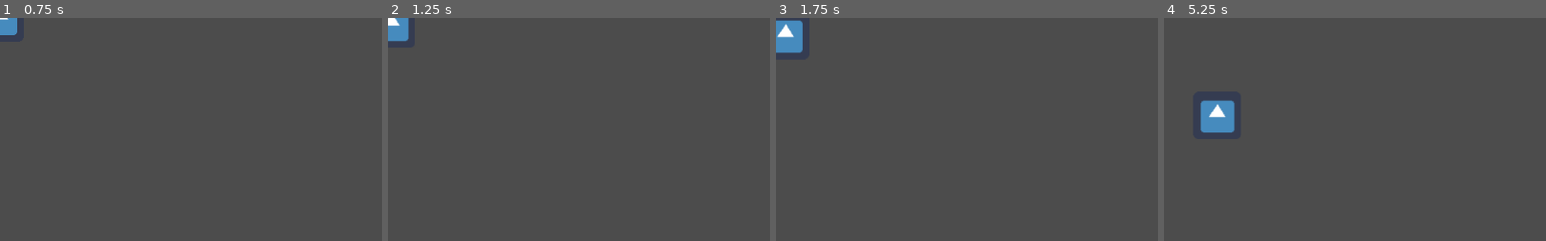
Above: before the commit, frames 1-4 (left to right).
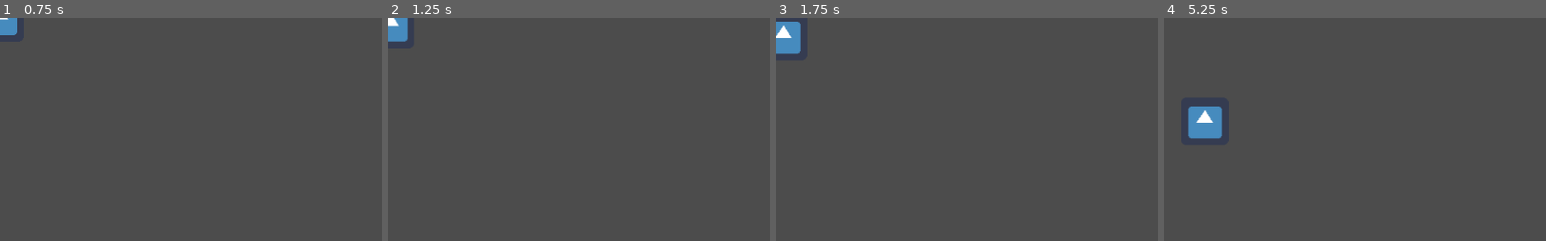
Above: after the commit, the same moments.

Repository: manning390/number-horde
Game: Godot game, scene res://Player.tscn
The game is run twice, just before and just after one commit, with the same random seed, the same clock (stepped at 60 frames per second) and the same inputs. This scene is started directly instead of the project's main scene. The engine's default icon, where the game draws it, is replaced by a stand-in: a white triangle on a blue panel in a dark square.
Inputs:
- Up to frame 1 (0.75 s): tap Enter at 0.5 s
- Up to frame 2 (1.25 s): no input
- Up to frame 3 (1.75 s): no input
- Up to frame 4 (5.25 s): no input
The pictures show only the part of the screen within x 0-50%, y 0-50%; the shares and areas given below are measured in that part.

Frame 1 is identical in both runs. In frame 2, 0.1% of the frame differs, in the area x 0-6%, y 0-11%; in frame 3, 0.3%; in frame 4, 1.6%, in the area x 6-19%, y 36-55%.

Commit message:
Renamed spawn helper for clarity

Diff:
--- a/scripts/Global.gd
+++ b/scripts/Global.gd
@@ -13,9 +13,10 @@
 	randomize()
 	return Color.from_hsv(randf(), 1, 1)
 
-func get_spawn_position(isPlayer = false):
+func get_zombie_spawn_pos():
 	randomize()
-	if isPlayer:
-		return Vector2(rand_range(20, 250), rand_range((screen_size.y / 2) - 20, screen_size.y - 20))
-	else:
-		return Vector2(screen_size.x + rand_range(20, 60), rand_range((screen_size.y / 2) - 20, screen_size.y - 20))
+	return Vector2(screen_size.x + rand_range(20, 60), rand_range((screen_size.y / 2) - 20, screen_size.y - 20))
+
+func get_player_spawn_pos():
+	randomize()
+	return Vector2(rand_range(20, 250), rand_range((screen_size.y / 2) - 20, screen_size.y - 20))
--- a/scripts/Player.gd
+++ b/scripts/Player.gd
@@ -31,6 +31,5 @@
 
 func _on_Random_walk_timer_timeout():
 	randomize()
-	target_pos = Vector2(randi() % 230 + 20, randi() % 560 + 20) # Stay between 0 and 250 and 20 and 580
-	target_pos = Global.get_spawn_position(true)
+	target_pos = Global.get_player_spawn_pos()
 	walking = true
--- a/scripts/Server.gd
+++ b/scripts/Server.gd
@@ -69,7 +69,7 @@
 		return
 	for i in count:
 		print("zombie spawned")
-		var z = Global.instance_node(zombie_node, Global.get_spawn_position(), Global.node_creation_parent)
+		var z = Global.instance_node(zombie_node, Global.get_zombie_spawn_pos(), Global.node_creation_parent)
 		z.connect("zombie_freed", self, "_on_zombie_freed")
 		zombies.append(z)
 
@@ -102,7 +102,7 @@
 	# Assuming 1024 x 600, 1/4 left side of screen with 30px m and full height with 20px m
 	var player_instance = null
 	if (Global.node_creation_parent != null):
-		player_instance = Global.instance_node(player, Global.get_spawn_position(true), Global.node_creation_parent)
+		player_instance = Global.instance_node(player, Global.get_player_spawn_pos(), Global.node_creation_parent)
 		player_instance.modulate = color
 
 	players[id] = {
